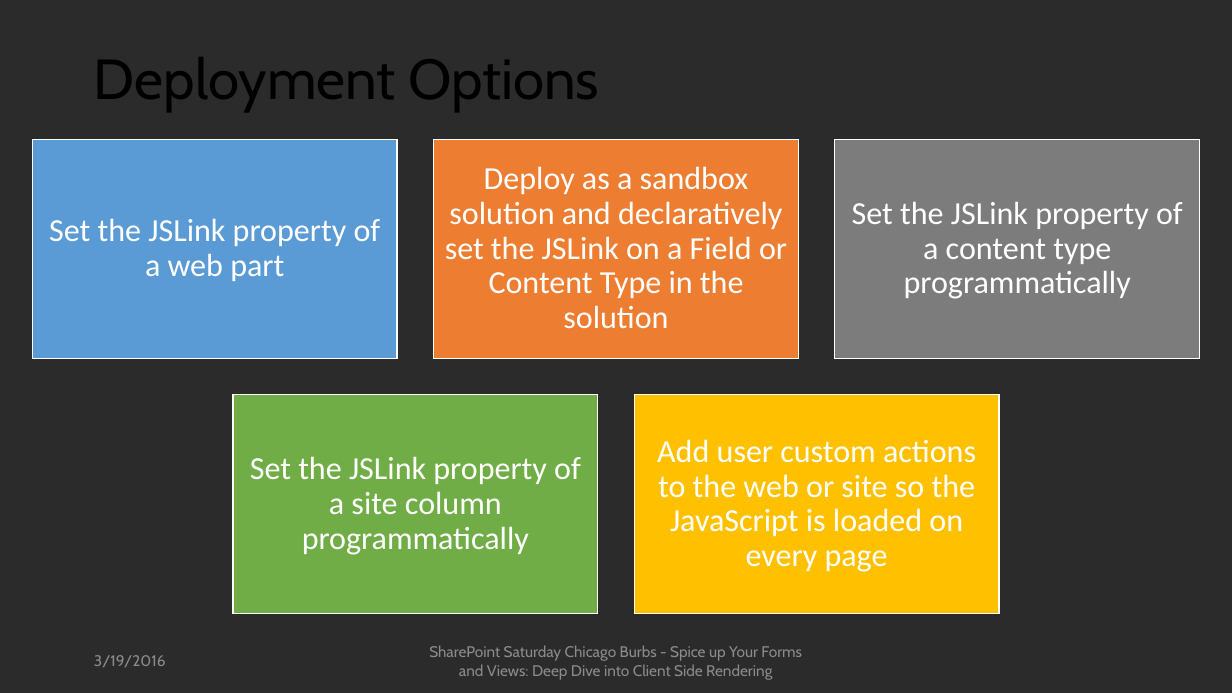
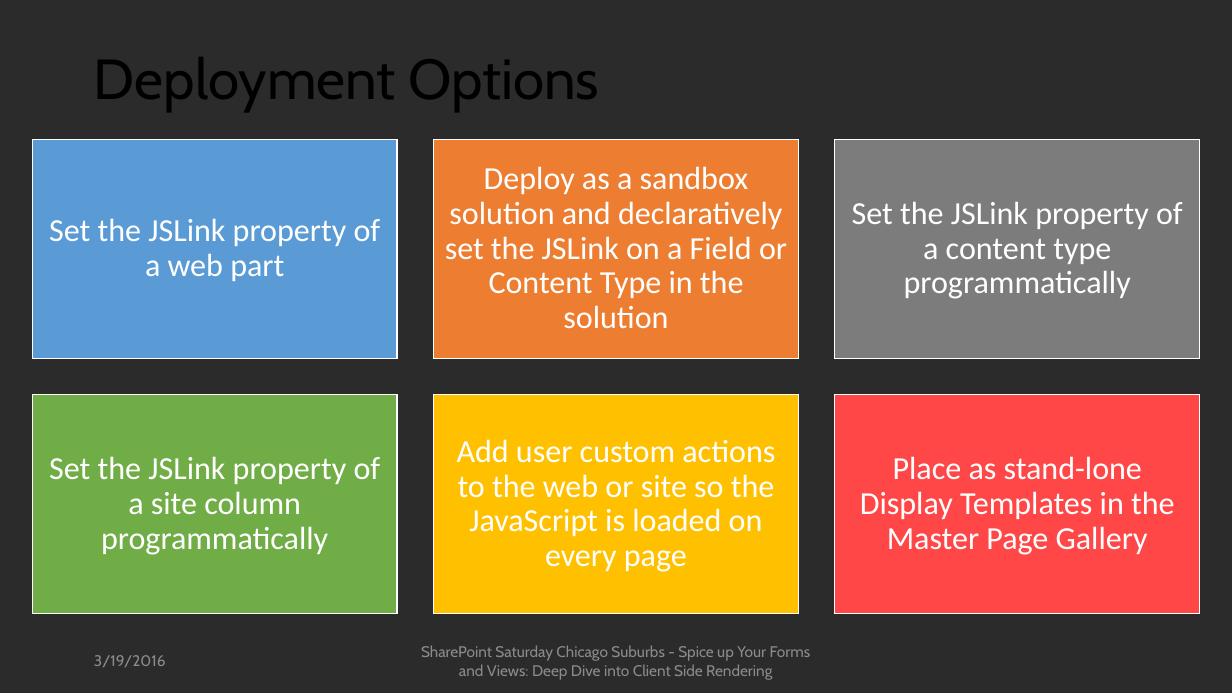
Before and after one commit to mcsheaj/CSRDemos, a slide deck: slide 14 of SPSChicagoBurbs.pptx. Drawn at 1232x693 pixels with LibreOffice and Linux fonts; fonts in the diff are those of the drawing; background and template pictures are left out; a plain dark background stands for a picture behind light text. Boxes give left, top, right and bottom in pixels: in the first picture for what was removed or moved away, otherwise in the second. Text is boxed around its words. In the diff, an @@ line names an element or a change of style, - is before the commit and + after.

```diff
--- a/SPSChicagoBurbs.pptx
+++ b/SPSChicagoBurbs.pptx
@@ 2 texts, 2 rectangles moved together from (x1=233, y1=395, x2=999, y2=614) to (x1=32, y1=395, x2=799, y2=614) @@
@@ rectangle added at (x1=836, y1=395, x2=1201, y2=614), fill #FF4747, outline #FFFFFF 1 pt @@
@@ text added at (x1=860, y1=456, x2=1175, y2=555), 25 pt, text #FFFFFF @@
+Place as stand-lone Display Templates in the Master Page Gallery
@@ text at (x1=421, y1=645, x2=811, y2=680): text changed @@
-SharePoint Saturday Chicago Burbs - Spice up Your Forms and Views: Deep Dive into Client Side Rendering
+SharePoint Saturday Chicago Suburbs - Spice up Your Forms and Views: Deep Dive into Client Side Rendering
```
Also in this commit, not shown: 23 other slides changed, 1 slide added, 1 other file.
